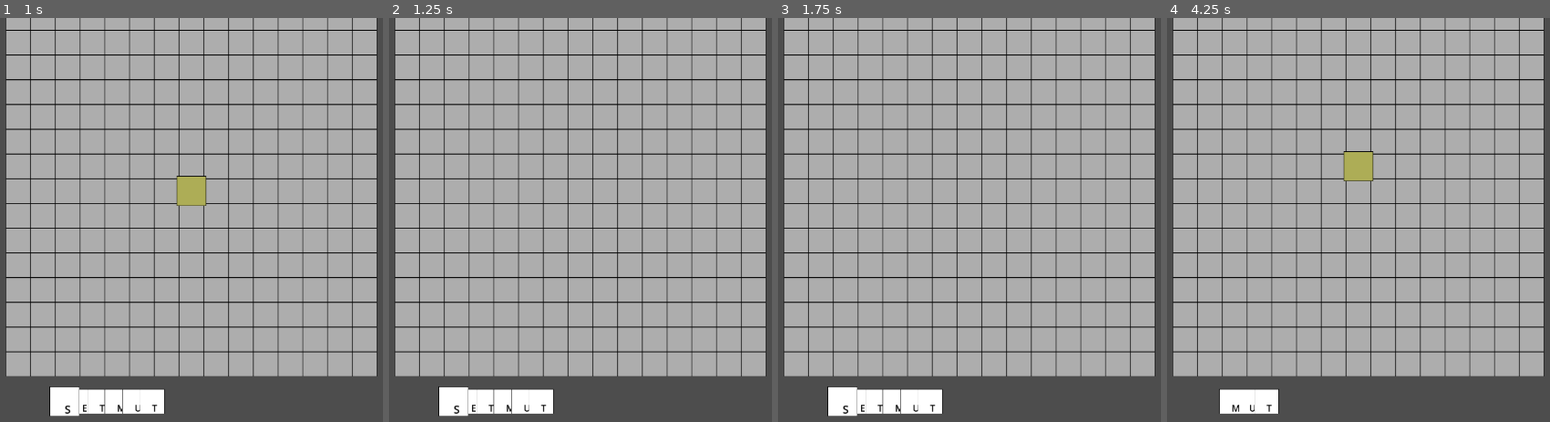
Above: before the commit, frames 1-4 (left to right).
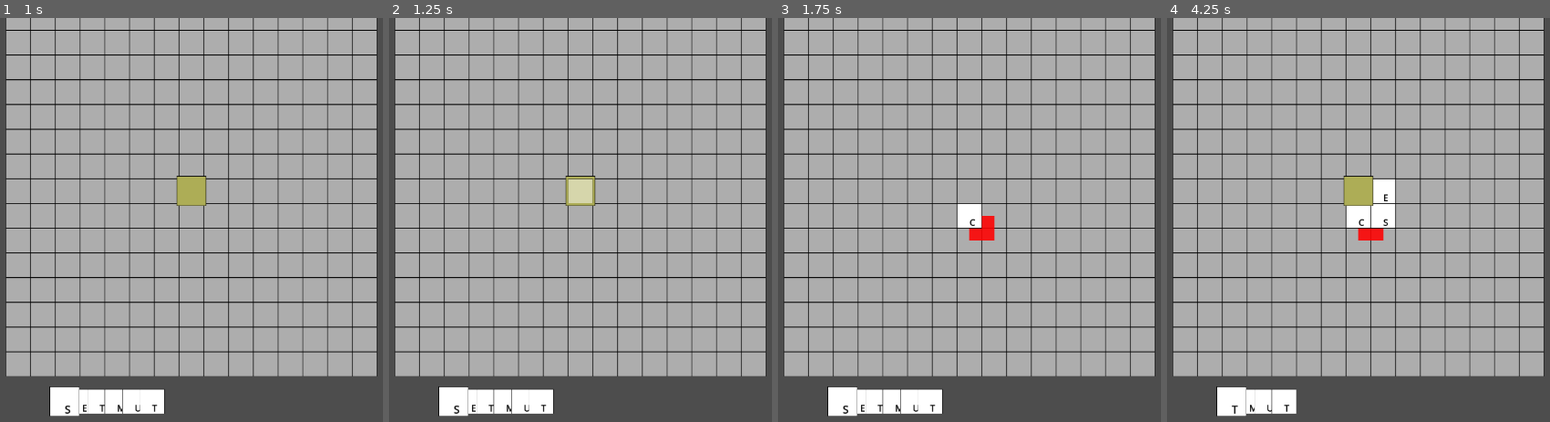
Above: after the commit, the same moments.

Repository: rcmilan/godot-scrabblerabble
Game: Godot game, scene res://scenes/main/Main.tscn
The game is run twice, just before and just after one commit, with the same random seed, the same clock (stepped at 60 frames per second) and the same inputs.
Inputs:
- Up to frame 1 (1 s): tap Enter at 0.5 s; hold D from 0.53 s (still down); tap Tab at 0.6 s; tap Space at 0.77, 0.8 s
- Up to frame 2 (1.25 s): keep holding D; tap Space at 1.07 s
- Up to frame 3 (1.75 s): release D at 1.28 s; hold S from 1.28 s (still down); tap Space at 1.35, 1.52 s; tap Tab at 1.55 s
- Up to frame 4 (4.25 s): tap Space at 1.82, 2.3, 2.75, 3.02, 3.32, 3.6, 3.77, 4.07 s; release S at 2.03 s; hold D 2.03-2.78 s; tap Tab at 2.1, 2.85 s; hold W 2.78-3.53 s; hold A from 3.53 s (still down)

Frame 1 is identical in both runs. In frame 2, 0.6% of the frame differs, in the area x 45-55%, y 39-47%; in frame 3, 0.7%; in frame 4, 2.8%, in the area x 12-60%, y 32-99%.
Error after the commit: Cannot call method 'get_parent' on a null value. (res://autoload/SelectionManager.gd:114)

Commit message:
feat(ui): implement tile selection and placement logic
Add support for selecting tiles from rack or board, previewing placement with ghost sprite, and canceling actions. Enhance input handling for switching modes, placing, and removing tiles. Includes visual feedback for selection and debug assertions for tile placement.

Diff:
--- a/autoload/SelectionManager.gd
+++ b/autoload/SelectionManager.gd
@@ -1,10 +1,18 @@
 extends Node
+
+# SelectionManager handles tile selection and placement logic.
+# Tile selection: In RACK mode, use A/D to select tiles from rack. In BOARD mode, select tiles already placed on board by pressing SPACE on occupied cell.
+# Placement flow: Select tile from rack or board, switch to BOARD mode, move cursor with WASD, place with SPACE.
+# Highlight management: Highlights current selection in rack or board cursor position on board.
 
 enum Mode { RACK, BOARD }
 
 var current_mode: Mode = Mode.RACK
 var rack_cursor: int = 0
 var board_cursor: Vector2i = Vector2i(7, 7)
+var selected_tile: Node2D = null
+var selected_from_rack: bool = false
+var selected_original_pos: Vector2i
 
 @onready var rack: Node2D = get_node("/root/Main/Rack")
 @onready var board: Node2D = get_node("/root/Main/Board")
@@ -31,11 +39,15 @@
 		KEY_W:
 			# Switch to board mode
 			current_mode = Mode.BOARD
+			selected_tile = rack.get_tile_at(rack_cursor)
+			selected_from_rack = true
 			rack.clear_highlights()
 			update_board_highlight()
 		KEY_SPACE:
 			# Switch to board mode
 			current_mode = Mode.BOARD
+			selected_tile = rack.get_tile_at(rack_cursor)
+			selected_from_rack = true
 			rack.clear_highlights()
 			update_board_highlight()
 
@@ -63,7 +75,14 @@
 			# Place tile
 			place_tile()
 		KEY_TAB:
-			# Switch back to rack
+			# Cancel
+			if selected_tile:
+				selected_tile.deselect_tile()
+				if selected_from_rack:
+					pass  # do nothing
+				else:
+					board.place_tile(selected_tile, selected_original_pos)
+			selected_tile = null
 			current_mode = Mode.RACK
 			board.clear_highlights()
 			update_rack_highlight()
@@ -78,13 +97,37 @@
 	board.highlight_cell(board_cursor)
 
 func place_tile() -> void:
-	var tile = rack.get_tile_at(rack_cursor)
-	if tile and board.place_tile(tile, board_cursor):
-		rack.remove_tile(rack_cursor, true)
-		rack_cursor = clamp(rack_cursor, 0, rack.get_tile_count() - 1)
-		update_rack_highlight()
+	print("SelectionManager place_tile: selected_tile ", selected_tile.name if selected_tile else "null", " cursor ", board_cursor, " from_rack ", selected_from_rack)
+	var tile_at_cursor = board.get_tile_at(board_cursor)
+	if tile_at_cursor:
+		# Select the tile from board
+		selected_tile = board.remove_tile(board_cursor)
+		selected_tile.select_tile()
+		selected_from_rack = false
+		selected_original_pos = board_cursor
+		current_mode = Mode.BOARD
+		update_board_highlight()
 	else:
-		print("Cannot place tile: cell is occupied or invalid position.")
-		current_mode = Mode.RACK
-		board.clear_highlights()
-		update_rack_highlight()
+		# Place the selected tile
+		print("Before placement: selected_tile parent: ", selected_tile.get_parent() if selected_tile else "null")
+		if selected_from_rack:
+			selected_tile.get_parent().remove_child(selected_tile)
+		if selected_tile and board.place_tile(selected_tile, board_cursor):
+			print("Placement successful: tile placed at ", board_cursor)
+			selected_tile.deselect_tile()
+			if selected_from_rack:
+				rack.tiles.erase(selected_tile)
+				rack.update_visuals()
+			selected_tile = null
+			board.clear_highlights()
+			update_board_highlight()
+		else:
+			print("Placement failed: no tile to place or cell occupied.")
+			if selected_tile:
+				selected_tile.deselect_tile()
+			if selected_tile and not selected_from_rack:
+				board.place_tile(selected_tile, selected_original_pos)
+			selected_tile = null
+			current_mode = Mode.RACK
+			board.clear_highlights()
+			update_rack_highlight()
--- a/scenes/board/board.gd
+++ b/scenes/board/board.gd
@@ -20,6 +20,11 @@
 # Highlight sprite for cursor
 @onready var highlight_sprite: Sprite2D = Sprite2D.new()
 
+@onready var selection_manager = get_node("/root/SelectionManager")
+
+# Ghost sprite for placement preview
+var ghost_preview: Sprite2D
+
 func _ready() -> void:
 	add_child(status_label)
 	status_label.text = "Board initialized. Tiles placed: 0"
@@ -38,10 +43,28 @@
 	highlight_sprite.scale = Vector2(1.2, 1.2)
 	highlight_sprite.visible = false
 	add_child(highlight_sprite)
-	highlight_sprite.z_index = 5
+	highlight_sprite.z_index = 5  # Highlight layer above board cells
+
+	# Add ghost sprite
+	ghost_preview = Sprite2D.new()
+	ghost_preview.modulate = Color(1, 1, 1, 0.5)
+	ghost_preview.z_index = 5  # Ghost preview layer above highlights
+	ghost_preview.visible = false
+	add_child(ghost_preview)
+
+func _process(delta: float) -> void:
+	if selection_manager.selected_tile and selection_manager.current_mode == selection_manager.Mode.BOARD:
+		ghost_preview.visible = true
+		ghost_preview.texture = selection_manager.selected_tile.get_node("Sprite2D").texture
+		ghost_preview.position = selection_manager.board_cursor * CELL_SIZE
+		ghost_preview.modulate = Color(1,1,1,0.5)
+		ghost_preview.z_index = 5
+	else:
+		ghost_preview.visible = false
 
 # Public interface to place a tile (delegates to model)
 func place_tile(tile_visual: Node2D, grid_pos: Vector2i) -> bool:
+	print("Board place_tile called for grid_pos ", grid_pos, " tile ", tile_visual.name if tile_visual else "null")
 	var success = board_model.place_tile(tile_visual.tile_model, grid_pos)
 	if success:
 		add_tile_visual(tile_visual, grid_pos)
@@ -63,13 +86,46 @@
 
 # Add tile visual to the board
 func add_tile_visual(tile: Node2D, grid_pos: Vector2i) -> void:
+	add_child(tile)
 	tile.position = grid_pos * CELL_SIZE
-	add_child(tile)
+	tile.z_index = 1  # Tile layer above board cells, below highlights
+	tile.visible = true
+	tile.modulate = Color(1,1,1,1)
+	tile.scale = Vector2(1,1)
 	placed_tiles[grid_pos] = tile
+	print("Tile placed at grid ", grid_pos, " position ", tile.position, " z_index ", tile.z_index)
+	if tile.sprite and tile.sprite.texture:
+		print("Tile sprite texture: ", tile.sprite.texture.resource_path)
+	else:
+		print("Tile sprite or texture null")
+	print("Debug info: path=", tile.get_path(), " parent=", tile.get_parent(), " position=", tile.position, " z_index=", tile.z_index, " visible=", tile.visible, " modulate=", tile.modulate, " scale=", tile.scale, " texture_valid=", tile.get_node("Sprite2D").texture != null)
+	print("Tile added: visible=", tile.visible, " modulate=", tile.modulate, " scale=", tile.scale, " position=", tile.position)
+	assert(tile.visible, "Tile must be visible")
+	assert(tile.modulate == Color(1,1,1,1), "Tile modulate must be white")
+	assert(tile.scale == Vector2(1,1), "Tile scale must be 1")
+	assert(tile.get_node("Sprite2D").texture != null, "Tile texture must be set")
+	if OS.is_debug_build():
+		var debug_rect = ColorRect.new()
+		debug_rect.size = Vector2(CELL_SIZE, CELL_SIZE)
+		debug_rect.color = Color(1, 0, 0, 0.5)
+		debug_rect.position = Vector2(0, 0)
+		tile.add_child(debug_rect)
+		debug_rect.z_index = -1
 
 # Get the tile at the given position
 func get_tile_at(pos: Vector2i) -> Node2D:
 	return placed_tiles.get(pos, null)
+
+# Remove the tile at the given position
+func remove_tile(grid_pos: Vector2i) -> Node2D:
+	var tile = placed_tiles.get(grid_pos, null)
+	if tile:
+		placed_tiles.erase(grid_pos)
+		remove_child(tile)
+		board_model.remove_tile(grid_pos)
+		update_status()
+		return tile
+	return null
 
 # Highlight the cell at the given position
 func highlight_cell(pos: Vector2i) -> void:
--- a/scenes/rack/rack.gd
+++ b/scenes/rack/rack.gd
@@ -47,6 +47,8 @@
 
 	var tile: Node2D = tiles[index]
 	tiles.remove_at(index)
+	if keep_alive:
+		print("Removing tile from rack, keeping alive: ", tile.name)
 	if not keep_alive:
 		tile.queue_free()
 
--- a/scenes/tile/tile.gd
+++ b/scenes/tile/tile.gd
@@ -19,21 +19,26 @@
 
 
 func select_tile() -> void:
+	print("Tile select_tile called on ", name)
 	is_selected = true
 	scale = Vector2(1.2, 1.2)
 	z_index = 10
+	modulate = Color(0.7, 0.7, 1.0)
 	emit_signal("tile_selected", index)
 
 func deselect_tile() -> void:
+	print("Tile deselect_tile called on ", name)
 	is_selected = false
 	scale = Vector2(1, 1)
 	z_index = 0
+	modulate = Color.WHITE
 
 func set_tile_model(model: TileModel) -> void:
 	tile_model = model
 	update_visuals()
 
 func update_visuals() -> void:
+	print("Tile update_visuals: letter ", tile_model.letter if tile_model else "null")
 	if is_instance_valid(label) and tile_model:
 		label.text = tile_model.letter
 	elif is_instance_valid(label):
--- a/scripts/core/board_model.gd
+++ b/scripts/core/board_model.gd
@@ -26,11 +26,25 @@
 # Places a tile at the given grid position if valid and empty.
 # Returns true if placement succeeded, false otherwise.
 func place_tile(tile: TileModel, grid_pos: Vector2i) -> bool:
+	print("BoardModel place_tile at ", grid_pos, " tile letter ", tile.letter if tile else "null")
+	if not _is_valid_position(grid_pos):
+		print("Invalid position")
+		return false
+	if grid[grid_pos.x][grid_pos.y] != null:
+		print("Position occupied")
+		return false
+	grid[grid_pos.x][grid_pos.y] = tile
+	print("Tile placed successfully")
+	return true
+
+# Removes a tile from the given grid position if it exists.
+# Returns true if removal succeeded, false otherwise.
+func remove_tile(grid_pos: Vector2i) -> bool:
 	if not _is_valid_position(grid_pos):
 		return false
-	if grid[grid_pos.x][grid_pos.y] != null:
+	if grid[grid_pos.x][grid_pos.y] == null:
 		return false
-	grid[grid_pos.x][grid_pos.y] = tile
+	grid[grid_pos.x][grid_pos.y] = null
 	return true
 
 # Checks if the position is within the board bounds.
